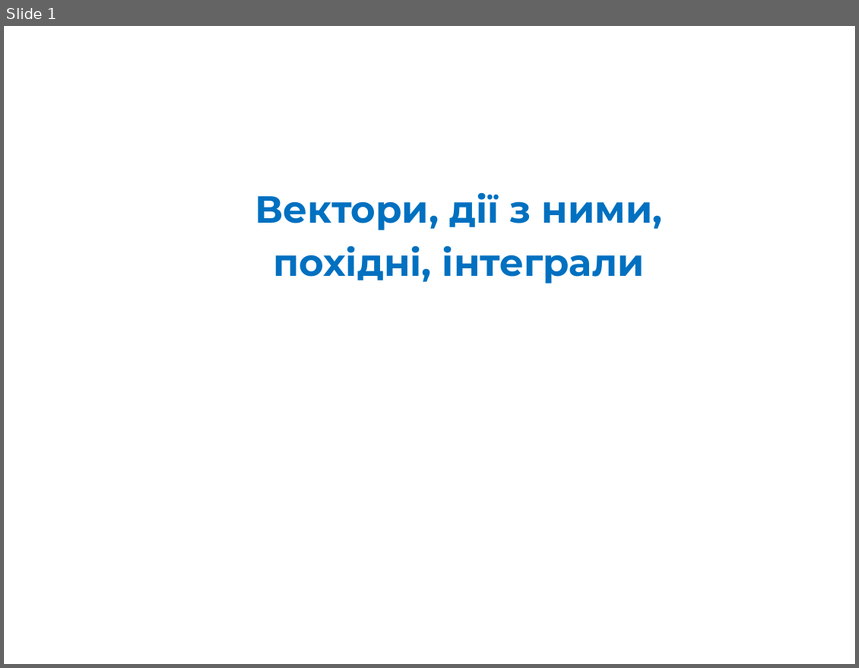
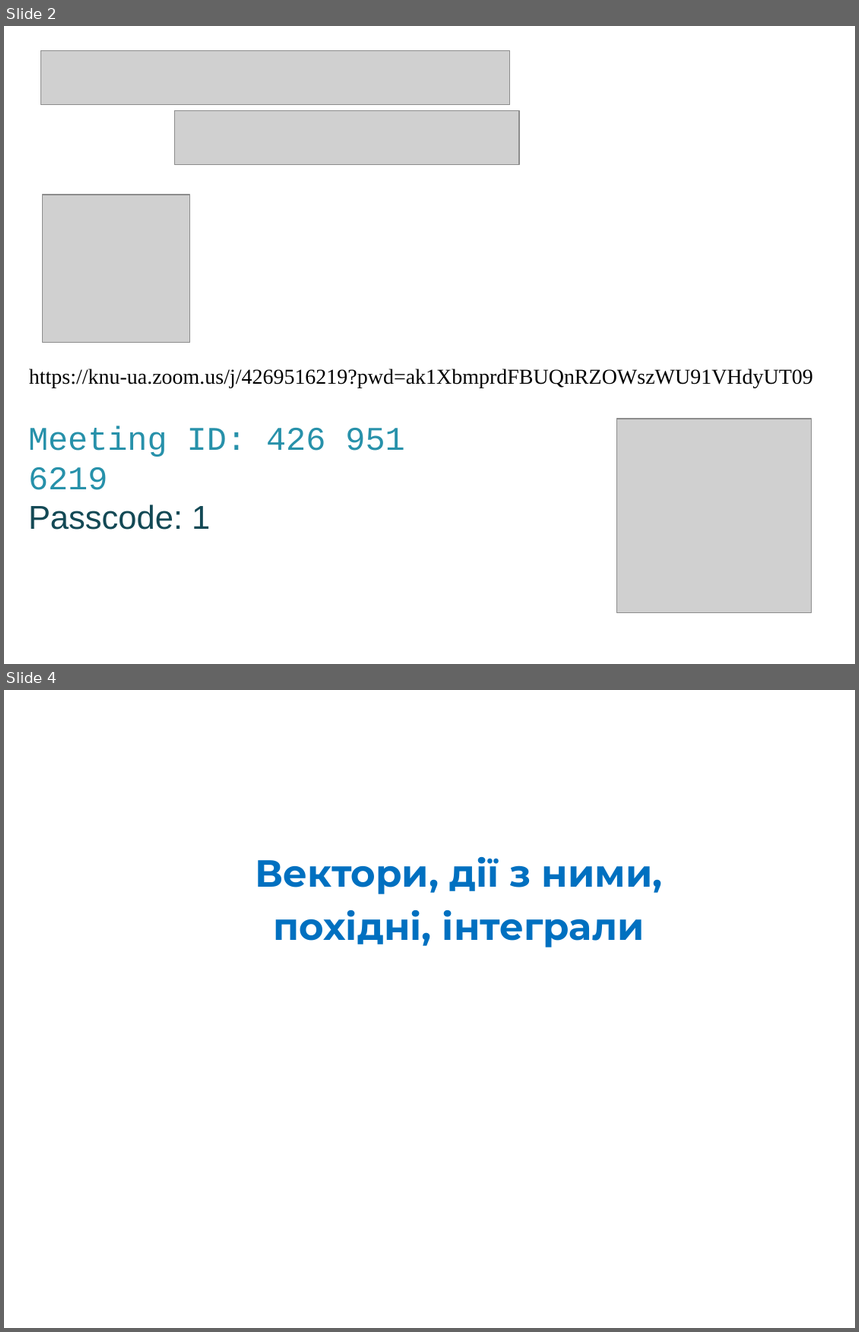
Before and after one commit to l432/NMK, a slide deck: Lecture/FIT/2021_22/SeminarsFIT/Lessons1/Less01.ppt. Shown one above the other, each under a label of ours: slide 1 before the commit, slides 2 and 4 after it; the slides between them are not shown. The pictures are 859x668 and 859x1332 pixels, drawn with LibreOffice and Linux fonts; fonts in the diff are those of the drawing; grey boxes stand for pictures. Boxes give left, top, right and bottom in pixels: in the first picture for what was removed or moved away, otherwise in the second. Text is boxed around its words. In the diff, an @@ line names an element or a change of style, - is before the commit and + after.

```diff
--- a/Lecture/FIT/2021_22/SeminarsFIT/Lessons1/Less01.ppt
+++ b/Lecture/FIT/2021_22/SeminarsFIT/Lessons1/Less01.ppt
@@ slide 2 added at (x1=4, y1=26, x2=855, y2=664), background #FFFFFF @@
@@ picture added at (x1=40, y1=50, x2=509, y2=105) @@
@@ picture added at (x1=175, y1=110, x2=520, y2=165) @@
@@ picture added at (x1=42, y1=195, x2=189, y2=342) @@
@@ text added at (x1=29, y1=369, x2=813, y2=388), 18 pt, text #000000 @@
+https://knu-ua.zoom.us/j/4269516219?pwd=ak1XbmprdFBUQnRZOWszWU91VHdyUT09
@@ text added at (x1=28, y1=426, x2=405, y2=530), 28 pt, text #2791AA @@
+Meeting ID: 426 951 6219
+Passcode: 1
@@ picture added at (x1=617, y1=419, x2=812, y2=613) @@
@@ what was slide 1 is now slide 4 @@
```
Also in this commit, not shown: 1 slide changed, 2 other slides added, 6 other files.
